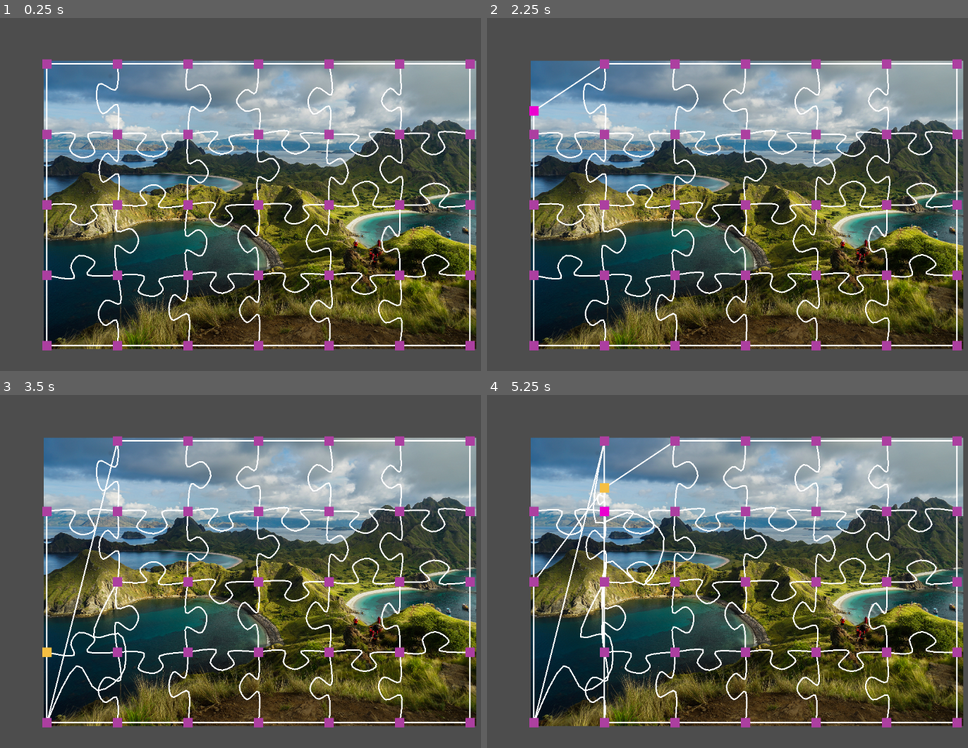
Above: before the commit, frames 1-4 (two rows, left to right).
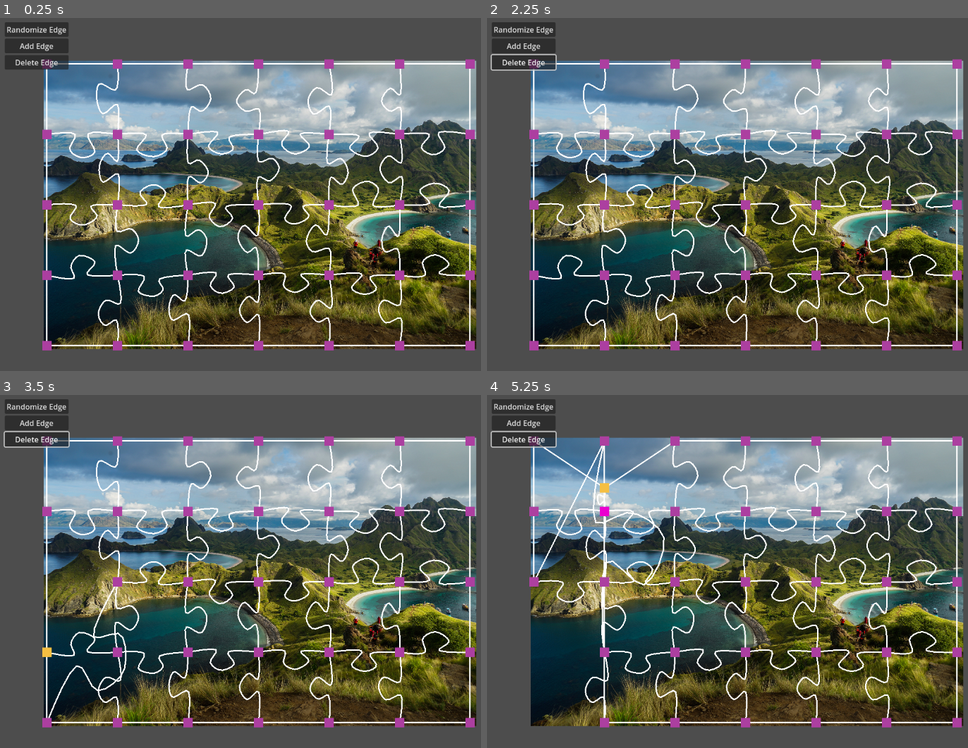
Above: after the commit, the same moments.

Repository: kreibaum/puzzle-shark
Game: Godot game, scene res://editor.tscn
The game is run twice, just before and just after one commit, with the same random seed, the same clock (stepped at 60 frames per second) and the same inputs.
Inputs (mouse positions are in pixels of both pictures, inside the frame that each line leads up to):
- Up to frame 1 (0.25 s): no input
- Up to frame 2 (2.25 s): click (525, 28) at 0.5 s, where only the run after the commit has a clickable "Randomize Edge"; click (525, 46) at 1.25 s, where only the run after the commit has a clickable "Add Edge"; tap Enter at 2 s; drag from (535, 63) to (535, 205) at 2.02 s
- Up to frame 3 (3.5 s): drag from (48, 511) to (48, 652) at 2.77 s
- Up to frame 4 (5.25 s): move the mouse to (535, 723) at 3.52 s; hold Ctrl 3.53-4.25 s; click (535, 723) at 3.67 s; drag from (535, 652) to (602, 440) at 4.27 s; drag from (602, 511) to (602, 652) at 5.02 s

The runs differ from the first frame. In frame 1, 1.5% of the frame differs, in the area x 1-15%, y 1-15%; in frame 2, 1.8%; in frame 3, 2.0%; in frame 4, 2.9%, in the area x 0-27%, y 1-95%.

Commit message:
Add buttons to add/remove/randomize edges

Diff:
--- /dev/null
+++ b/AddEdgeButton.gd
@@ -0,0 +1,18 @@
+extends Button
+
+@export var canvas: PuzzleCanvas
+
+
+func _ready():
+	# hook up the button's "pressed" signal to our "_on_Button_pressed" callback
+	pressed.connect(_on_Button_pressed)
+
+
+func _on_Button_pressed():
+	# Check if exactly two points are selected in the canvas.current_selection
+	# dictionary. If so, add a line between them.
+
+	var selection: Dictionary = canvas.current_selection
+	if selection.size() == 2:
+		var points: Array = selection.keys()
+		canvas.create_edge(points[0], points[1])
--- /dev/null
+++ b/DeleteEdgeButton.gd
@@ -0,0 +1,19 @@
+extends Button
+
+@export var canvas: PuzzleCanvas
+
+
+func _ready():
+	# hook up the button's "pressed" signal to our "_on_Button_pressed" callback
+	pressed.connect(_on_Button_pressed)
+
+
+func _on_Button_pressed():
+	# Check if exactly two points are selected in the canvas.current_selection
+	# dictionary. If so, add a delete the edge between them.
+
+	var selection: Dictionary = canvas.current_selection
+	if selection.size() == 2:
+		var points: Array = selection.keys()
+		var edge = canvas.find_edge(points[0], points[1])
+		canvas.delete_edge(edge)
--- a/Edge.gd
+++ b/Edge.gd
@@ -9,7 +9,6 @@
 
 
 # TODO: This should be combined with some general shape management code.
-# TODO: Currently only works before _ready() is called.
 func make_straight():
 	var left = Vector2.ZERO
 	var right = Vector2.RIGHT
@@ -17,6 +16,9 @@
 	points.append(left)
 	points.append(right)
 	$EdgeShape.points = points
+
+	self.template_points = $EdgeShape.points.duplicate()
+	update_position()
 
 
 ## Randomizes the shape of the edge by adding a random offset to each point.
--- a/PuzzleCanvas.gd
+++ b/PuzzleCanvas.gd
@@ -39,26 +39,38 @@
 
 	for x in range(1, w):
 		for y in range(0, h):
-			var edge: Edge = edge_scene.instantiate()
-			edges.append(edge)
-			edge.left_handle = points[Vector2i(x - 1, y)]
-			edge.right_handle = points[Vector2i(x, y)]
-			edge.camera = camera
+			var edge = create_edge(points[Vector2i(x - 1, y)], points[Vector2i(x, y)])
 			if y == 0 or y == h - 1:
 				edge.make_straight()
-			add_child(edge)
 
 	for x in range(0, w):
 		for y in range(1, h):
-			var edge: Edge = edge_scene.instantiate()
-			edges.append(edge)
-			edge.left_handle = points[Vector2i(x, y - 1)]
-			edge.right_handle = points[Vector2i(x, y)]
-			edge.camera = camera
+			var edge = create_edge(points[Vector2i(x, y - 1)], points[Vector2i(x, y)])
 			if x == 0 or x == w - 1:
 				edge.make_straight()
-			add_child(edge)
-
+
+## Creates an edge between the two handles.
+func create_edge(left: DragDropHandle, right: DragDropHandle) -> Edge:
+	var edge: Edge = edge_scene.instantiate()
+	edges.append(edge)
+	edge.left_handle = left
+	edge.right_handle = right
+	edge.camera = camera
+	add_child(edge)
+	return edge
+
+## Returns the edge between the two handles, or null if there is none.
+func find_edge(left: DragDropHandle, right: DragDropHandle) -> Edge:
+	for edge in edges:
+		if edge.left_handle == left and edge.right_handle == right:
+			return edge
+		elif edge.left_handle == right and edge.right_handle == left:
+			return edge
+	return null
+
+func delete_edge(edge: Edge):
+	edges.erase(edge)
+	edge.queue_free()
 
 func handle_delegated_input_event(handle: DragDropHandle, event: InputEvent):
 	if event is InputEventMouseButton:
--- /dev/null
+++ b/RandomizeEdgeButton.gd
@@ -0,0 +1,21 @@
+extends Button
+
+@export var canvas: PuzzleCanvas
+
+
+func _ready():
+	# hook up the button's "pressed" signal to our "_on_Button_pressed" callback
+	pressed.connect(_on_Button_pressed)
+
+
+func _on_Button_pressed():
+	# Check if exactly two points are selected in the canvas.current_selection
+	# dictionary. If so, randomize the line between those two points.
+
+	# Randomization essentially just deletes a line and creates a new one.
+	var selection: Dictionary = canvas.current_selection
+	if selection.size() == 2:
+		var points: Array = selection.keys()
+		var edge = canvas.find_edge(points[0], points[1])
+		canvas.create_edge(points[0], points[1])
+		canvas.delete_edge(edge)
--- a/editor.tscn
+++ b/editor.tscn
@@ -1,8 +1,11 @@
-[gd_scene load_steps=4 format=3 uid="uid://caibbyl7lcvdq"]
+[gd_scene load_steps=7 format=3 uid="uid://caibbyl7lcvdq"]
 
 [ext_resource type="Script" path="res://PanCamera.gd" id="1_8jika"]
 [ext_resource type="PackedScene" uid="uid://dlgf7q63selrp" path="res://puzzle_canvas.tscn" id="2_hetub"]
 [ext_resource type="Texture2D" uid="uid://dxt53gumvtia8" path="res://Pulau_Padar.jpg" id="3_21ddy"]
+[ext_resource type="Script" path="res://RandomizeEdgeButton.gd" id="4_nlaqt"]
+[ext_resource type="Script" path="res://AddEdgeButton.gd" id="5_sxt5f"]
+[ext_resource type="Script" path="res://DeleteEdgeButton.gd" id="6_kqwcc"]
 
 [node name="Node2D" type="Node2D"]
 
@@ -19,3 +22,29 @@
 position = Vector2(453, 300)
 scale = Vector2(0.306625, 0.306625)
 texture = ExtResource("3_21ddy")
+
+[node name="CanvasLayer" type="CanvasLayer" parent="."]
+
+[node name="VBoxContainer" type="VBoxContainer" parent="CanvasLayer"]
+offset_left = 10.0
+offset_top = 9.0
+offset_right = 146.0
+offset_bottom = 110.0
+
+[node name="RandomizeEdgeButton" type="Button" parent="CanvasLayer/VBoxContainer" node_paths=PackedStringArray("canvas")]
+layout_mode = 2
+text = "Randomize Edge"
+script = ExtResource("4_nlaqt")
+canvas = NodePath("../../../PuzzleCanvas")
+
+[node name="AddEdgeButton" type="Button" parent="CanvasLayer/VBoxContainer" node_paths=PackedStringArray("canvas")]
+layout_mode = 2
+text = "Add Edge"
+script = ExtResource("5_sxt5f")
+canvas = NodePath("../../../PuzzleCanvas")
+
+[node name="DeleteEdgeButton" type="Button" parent="CanvasLayer/VBoxContainer" node_paths=PackedStringArray("canvas")]
+layout_mode = 2
+text = "Delete Edge"
+script = ExtResource("6_kqwcc")
+canvas = NodePath("../../../PuzzleCanvas")
